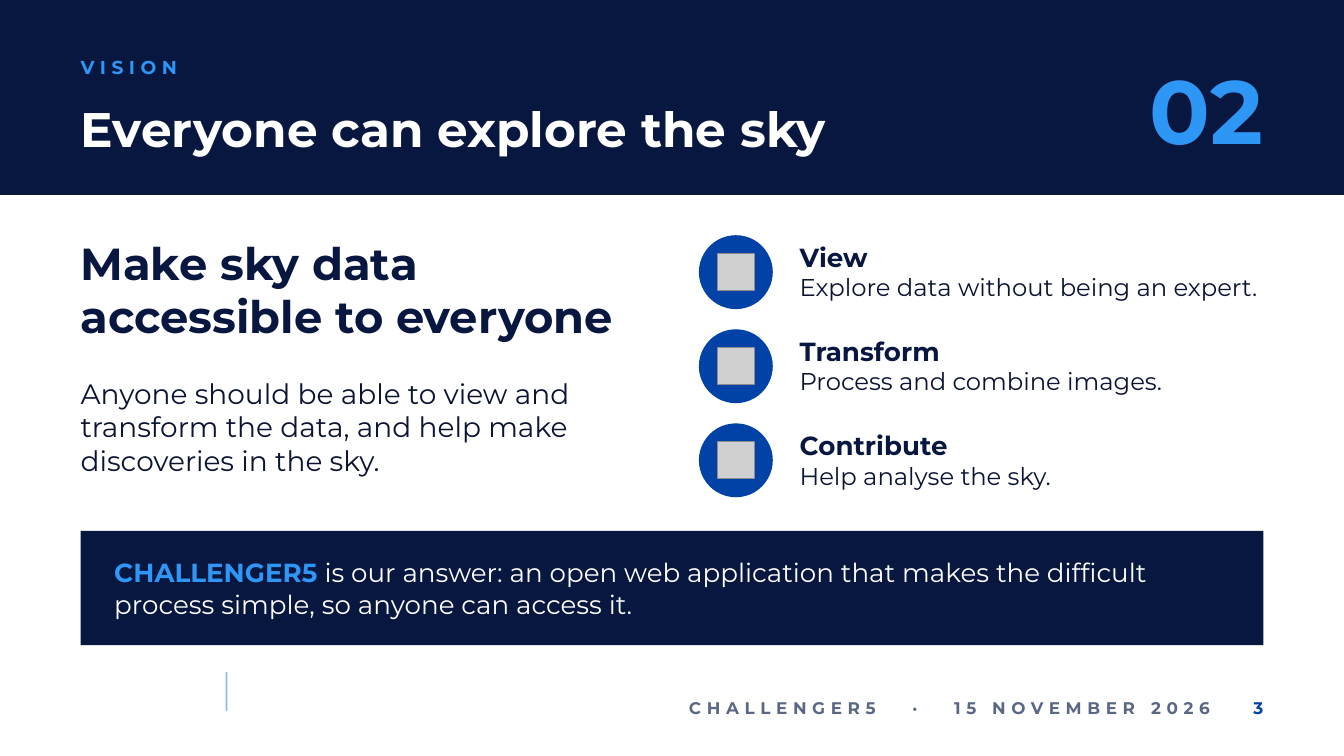
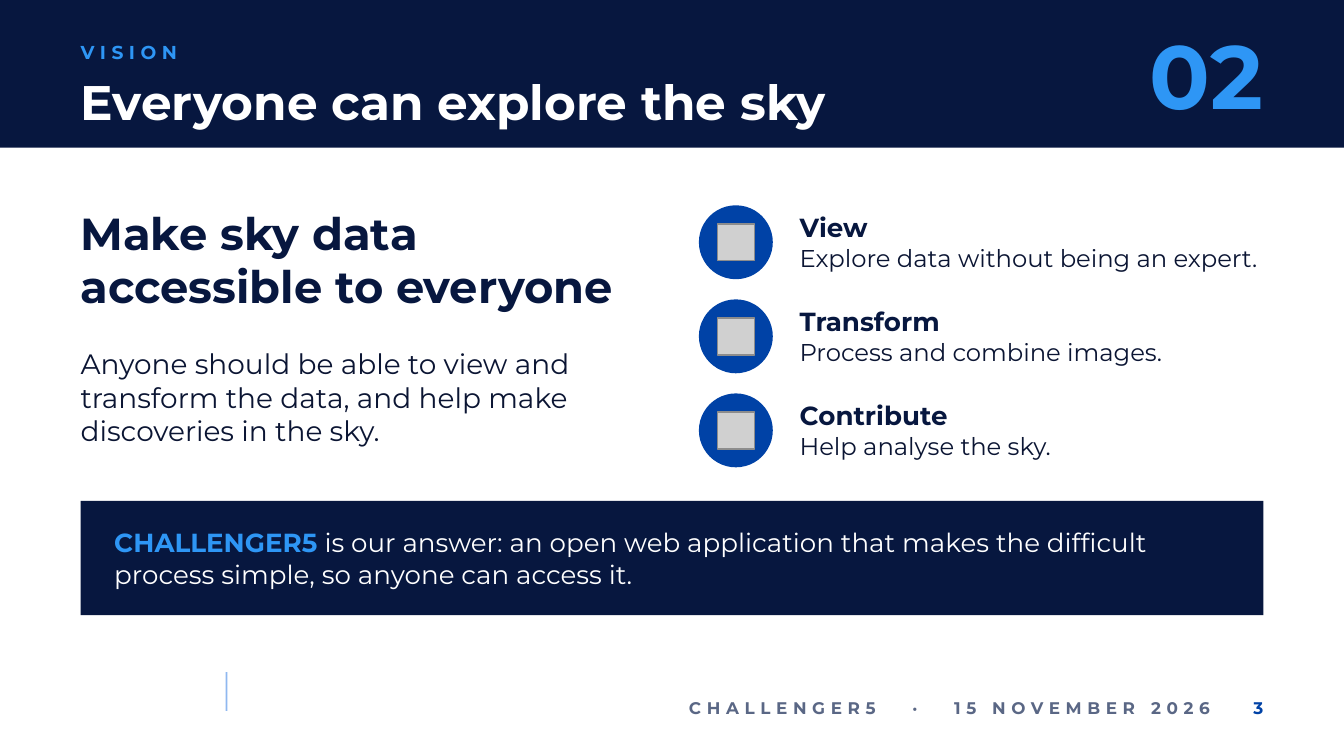
Before and after one commit to ngydc/sac-challenger5, a slide deck: slide 3 of docs/submission/CHALLENGER5_pitch.pptx. Drawn at 1344x756 pixels with LibreOffice and Linux fonts; fonts in the diff are those of the drawing; grey boxes stand for pictures; background and template pictures are left out. Boxes give left, top, right and bottom in pixels: in the first picture for what was removed or moved away, otherwise in the second. Text is boxed around its words. In the diff, an @@ line names an element or a change of style, - is before the commit and + after.

```diff
--- a/docs/submission/CHALLENGER5_pitch.pptx
+++ b/docs/submission/CHALLENGER5_pitch.pptx
@@ rectangle: place and size @@
-rectangle at <box>0,0,1344,195</box>
+rectangle at <box>0,0,1344,148</box>
@@ text "02": place and size @@
-text "02" at <box>1150,80,1263,145</box>
+text "02" at <box>1150,45,1263,110</box>
@@ text "VISION": place and size @@
-text "VISION" at <box>81,60,177,74</box>
+text "VISION" at <box>81,45,177,59</box>
@@ title "Everyone can explore the sky": place and size @@
-title "Everyone can explore the sky" at <box>81,111,825,157</box>
+title "Everyone can explore the sky" at <box>81,84,825,130</box>
@@ 6 texts, 3 pictures, 3 ellipses, 1 rectangle: place and size @@
-6 texts, 3 pictures, 3 ellipses, 1 rectangle at <box>81,235,1263,645</box>
+6 texts, 3 pictures, 3 ellipses, 1 rectangle at <box>81,206,1263,616</box>
```
Also in this commit, not shown: 4 other slides changed, 7 slides added, 1 slide removed.
